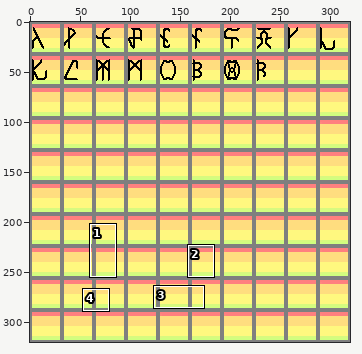
A pixel-art file gets an edit: ElementalWard/Assets/ElementalWard/Base/Core/Font.ase. Above, an overview of the earlier version with the close-up marked.
Close-up. Before the commit:
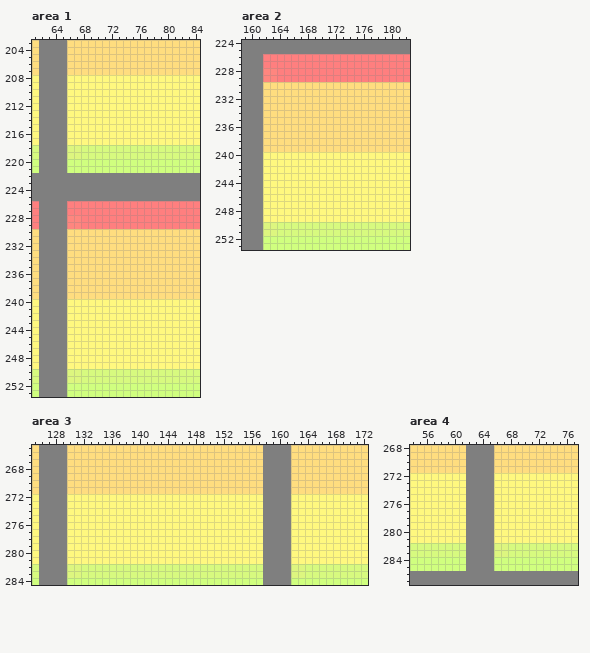
320x320 pixels, 1 frame. Colours within 5 levels of each other are drawn and written as one. Shown: area 1: x 61..84, y 203..253; area 2: x 159..182, y 224..253; area 3: x 125..172, y 265..284; area 4: x 54..77, y 268..287. The commit also changed other parts of the picture, which this record leaves out.
The result:
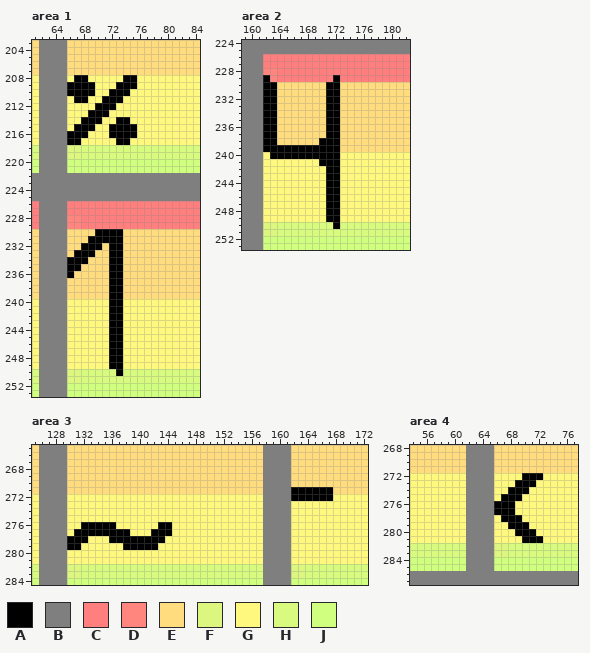
Palette (. is transparent): A #000000  B #7f7f7f  C #ff7f7f  D #ff867f  E #ffdd7f  F #ddf67f  G #fff87f  H #d7fa7f  J #d0ff7f
Edits made:
layer "Font" now shown
Changed rows in their new state; - is an unchanged pixel.
Area 1, layer "Font":
first column x 66:
208 -AA-----AA
209 AAAA---AAA
210 AAAA--AAA-
211 -AA--AAA--
212 ----AAA---
213 ---AAA----
214 --AAA--AA-
215 -AAA--AAAA
216 AAA---AAAA
217 AA-----AA-
first column x 66:
230 ----AAAA
231 ---AAAAA
232 --AAA-AA
233 -AAA--AA
234 AAA---AA
235 AA----AA
236 A-----AA
237 ------AA
238 ------AA
239 ------AA
240 ------AA
241 ------AA
242 ------AA
243 ------AA
244 ------AA
245 ------AA
246 ------AA
247 ------AA
248 ------AA
249 ------AA
250 -------A
Area 2, layer "Font":
first column x 162:
229 A---------A
230 AA-------AA
231 AA-------AA
232 AA-------AA
233 AA-------AA
234 AA-------AA
235 AA-------AA
236 AA-------AA
237 AA-------AA
238 AA------AAA
239 AAAAAAAAAAA
240 -AAAAAAAAAA
241 --------AAA
242 ---------AA
243 ---------AA
244 ---------AA
245 ---------AA
246 ---------AA
247 ---------AA
248 ---------AA
249 ---------AA
250 ----------A
Area 3, layer "Font":
first column x 162:
271 AAAAAA
272 AAAAAA
first column x 130:
276 --AAAAA------AA
277 -AAAAAAAA---AAA
278 AAA---AAAAAAAA-
279 AA------AAAAA--
Area 4, layer "Font":
first column x 66:
272 ----AAA
273 ---AAA-
274 --AAA--
275 -AAA---
276 AAA----
277 AAA----
278 -AAA---
279 --AAA--
280 ---AAA-
281 ----AAA
